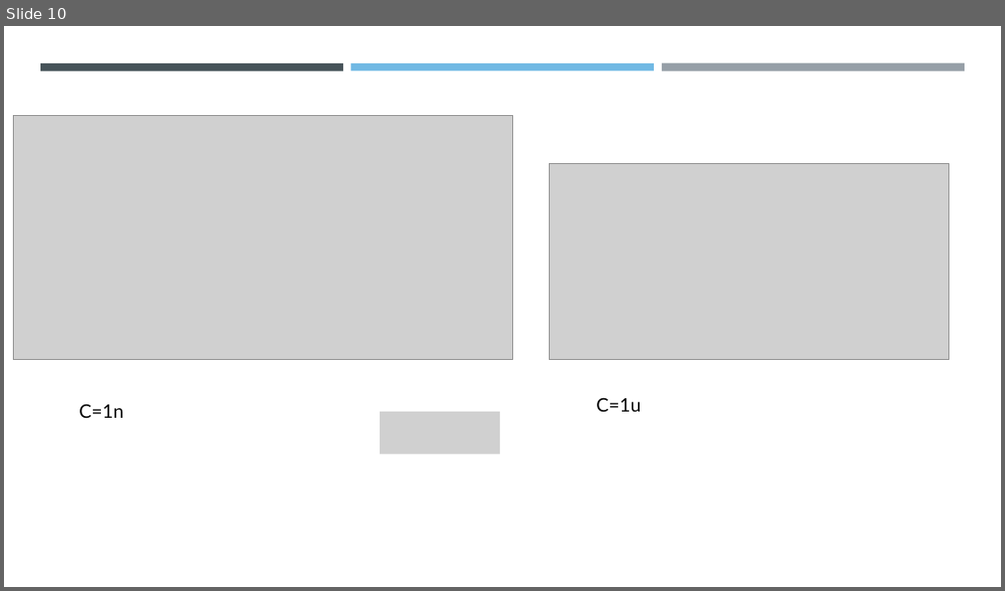
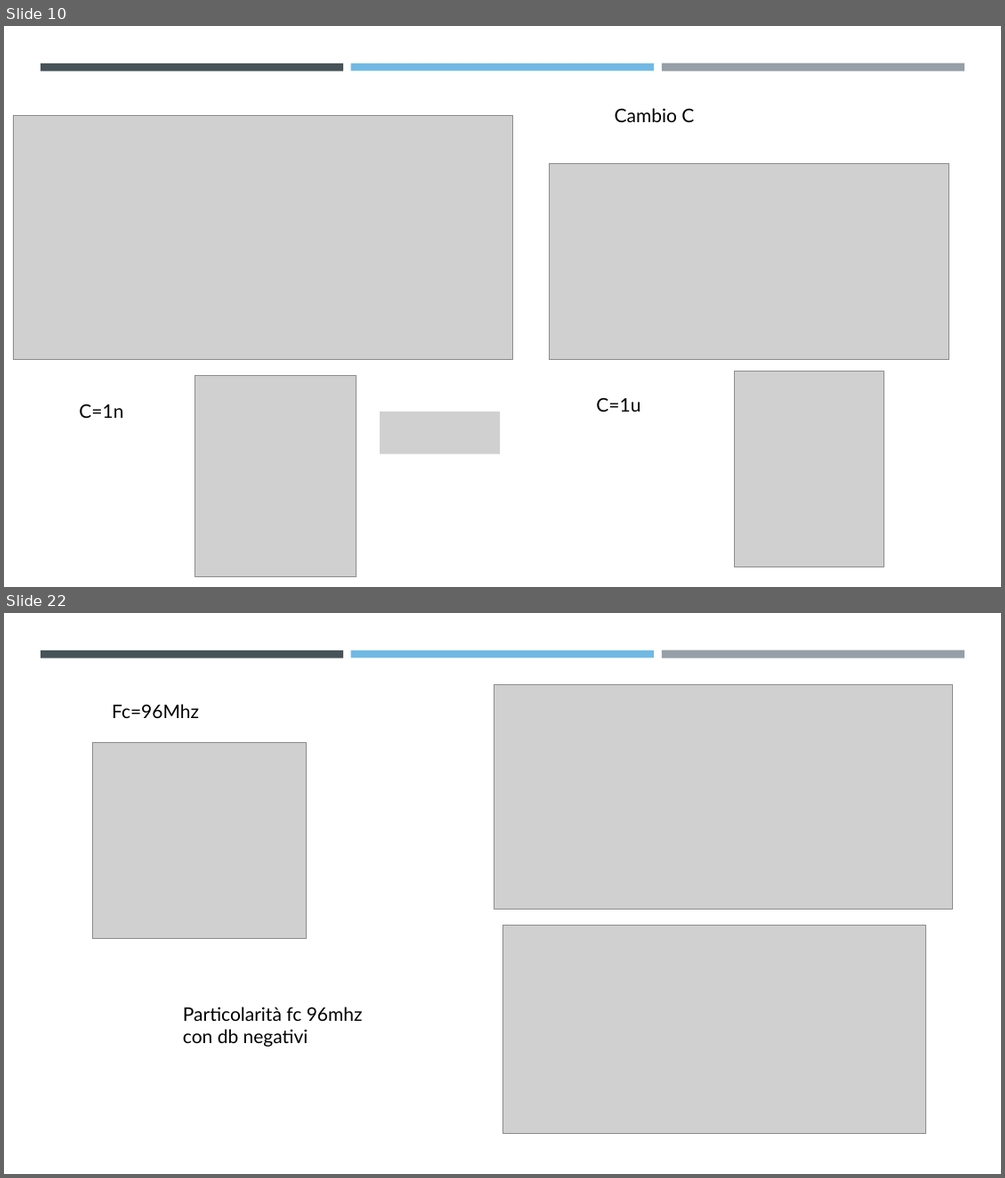
Before and after one commit to RiccardoSC2050/Progetto-sistemi-elettronici, a slide deck: presentazione/Studio filtro passa alto (HP).pptx. Shown one above the other, each under a label of ours: slide 10 before the commit, slides 10 and 22 after it; the slides between them are not shown. The pictures are 1005x591 and 1005x1178 pixels, drawn with LibreOffice and Linux fonts; fonts in the diff are those of the drawing; grey boxes stand for pictures. Boxes give left, top, right and bottom in pixels: in the first picture for what was removed or moved away, otherwise in the second. Text is boxed around its words. In the diff, an @@ line names an element or a change of style, - is before the commit and + after.

```diff
--- a/presentazione/Studio filtro passa alto (HP).pptx
+++ b/presentazione/Studio filtro passa alto (HP).pptx
@@ slide 22 added at (x1=4, y1=613, x2=1001, y2=1174), background #FFFFFF; not listed: 3 template elements that a slide beside it also shows @@
@@ picture added at (x1=494, y1=685, x2=952, y2=910) @@
@@ text added at (x1=112, y1=704, x2=199, y2=718), 18 pt, text #000000 @@
+Fc=96Mhz
@@ picture added at (x1=93, y1=742, x2=307, y2=938) @@
@@ picture added at (x1=502, y1=925, x2=926, y2=1133) @@
@@ text added at (x1=183, y1=1006, x2=363, y2=1046), 18 pt, text #000000 @@
+Particolarità fc 96mhz con db negativi
@@ slide 10 changed as well @@
@@ text added at (x1=615, y1=108, x2=694, y2=122), 18 pt, text #000000 @@
+Cambio C
@@ picture added at (x1=735, y1=370, x2=885, y2=566) @@
@@ picture added at (x1=194, y1=376, x2=356, y2=577) @@
```
Also in this commit, not shown: 5 other slides changed, 12 other slides added, 1 slide removed, 12 other files.
